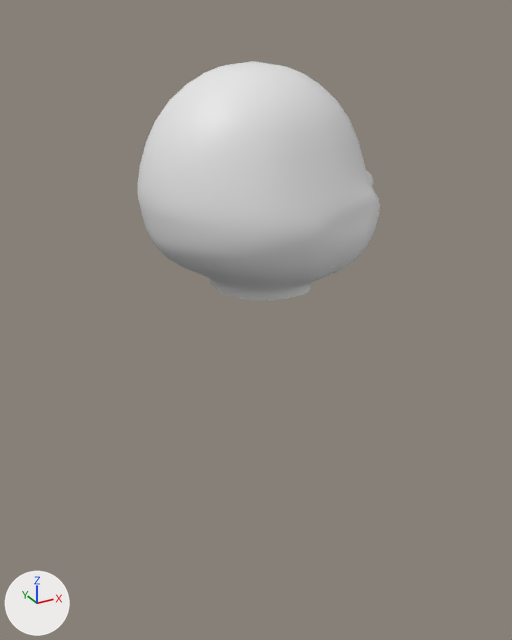
Renders of the Blender file Otter.blend from each side of a commit.
Both versions are drawn from a 50 mm camera at (-0.679, -1.249, 1.665) aimed at (-0.01, -0.032, 1.056). Every picture has the same lights, and +X, +Y and +Z are marked at lower left. The first picture is the older version. The same objects are shown in both versions, whatever each file hides.

The scene before the commit, as lines of its bpy script (objects in view):
```python
me_sphere_004 = bpy.data.meshes.new('Sphere.004')
me_sphere_004.from_pydata(...)  # 1007 vertices, 982 faces; spans x -0.96..1.14, y -1.0..1.0, z -0.86..0.98
me_sphere_004.polygons.foreach_set('use_smooth', [True] * 982)
ob_main_head_001 = bpy.data.objects.new('Main head.001', me_sphere_004)
ob_main_head_001.location = (0.0, 0.0, 1.338)
ob_main_head_001.scale = (0.24, 0.24, 0.24)
```
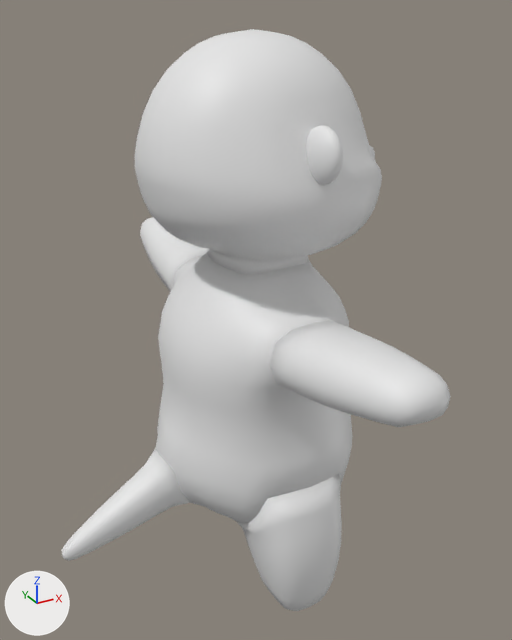
Location of each change, (x1, y1, x2, y2) in pixels of the pictures (512 x 640 px; the box of a moved part takes in the faces that stretch with it):
'Main head.001', reshaped, moved
    before: (137, 61, 380, 301)
    after: (135, 29, 382, 275)
'Fullbody', added
    after: (156, 251, 353, 523)
'Fullbody arms', added
    after: (140, 217, 451, 427)
'Fullbody legs', added
    after: (237, 473, 342, 611)
'Fullbody tail', added
    after: (61, 447, 190, 561)
part 1 of me_sphere_004, added
    after: (306, 125, 343, 185)
part 2 of me_sphere_004, moved or reshaped
    before: (137, 61, 372, 301)
    after: (135, 29, 374, 275)

What changed in the scene script:
```text
Change me_sphere_004:
    used by ob_main_head_001; location = (0.0, 0.0, 1.338); scale = (0.24, 0.24, 0.24)
    remove me_sphere_004.from_pydata(...)  # 1007 vertices, 982 faces; spans x -0.96..1.14, y -1.0..1.0, z -0.86..0.98
    add me_sphere_004.from_pydata(...)  # 1825 vertices, 1809 faces; spans x -0.96..1.14, y -1.14..1.14, z -0.87..0.98
    me_sphere_004 part 1: a new loose piece of 362 vertices spanning x -0.04..0.13, y -1.14..-0.74, z -0.05..0.37
    me_sphere_004 part 2: 136 vertices moved from x -0.89..1.02, y -0.8..0.8, z -0.81..0.95 to x -0.91..1.02, y -0.8..0.8, z -0.77..0.96; 256 vertices removed from x -0.89..1.04, y -0.66..0.66, z -0.86..0.94; 350 vertices added at x -0.9..1.04, y -0.7..0.7, z -0.87..0.95
    other edits to the shape of me_sphere_004 do not show in these pictures
Add me_sphere_012:
    me_sphere_012.from_pydata(...)  # 111 vertices, 105 faces; spans x -1.951..-0.769, y -0.241..0.241, z -3.423..-2.608
    me_sphere_012.polygons.foreach_set('use_smooth', [True] * 105)
Add me_sphere_011:
    me_sphere_011.from_pydata(...)  # 260 vertices, 256 faces; spans x -0.47..0.47, y -1.19..1.19, z -4.07..-2.65
    me_sphere_011.polygons.foreach_set('use_smooth', [True] * 256)
Add me_sphere_010:
    me_sphere_010.from_pydata(...)  # 198 vertices, 186 faces; spans x -0.39..0.41, y -2.36..2.36, z -1.63..-1.02
    me_sphere_010.polygons.foreach_set('use_smooth', [True] * 186)
Add me_sphere_009:
    me_sphere_009.from_pydata(...)  # 514 vertices, 478 faces; spans x -0.98..0.91, y -1.04..1.04, z -3.44..-0.84
    me_sphere_009.polygons.foreach_set('use_smooth', [True] * 478)
Change ob_main_head_001:
    ob_main_head_001.location: (0.0, 0.0, 1.338) -> (0.0, 0.0, 1.394)
Add ob_fullbody_tail:
    ob_fullbody_tail = bpy.data.objects.new('Fullbody tail', me_sphere_012)
    ob_fullbody_tail.location = (0.0, 0.0, 1.394)
    ob_fullbody_tail.scale = (0.24, 0.24, 0.24)
Add ob_fullbody_legs:
    ob_fullbody_legs = bpy.data.objects.new('Fullbody legs', me_sphere_011)
    ob_fullbody_legs.location = (0.0, 0.0, 1.394)
    ob_fullbody_legs.scale = (0.24, 0.24, 0.24)
Add ob_fullbody_arms:
    ob_fullbody_arms = bpy.data.objects.new('Fullbody arms', me_sphere_010)
    ob_fullbody_arms.location = (0.0, 0.0, 1.394)
    ob_fullbody_arms.scale = (0.24, 0.24, 0.24)
Add ob_fullbody:
    ob_fullbody = bpy.data.objects.new('Fullbody', me_sphere_009)
    ob_fullbody.location = (0.0, 0.0, 1.394)
    ob_fullbody.scale = (0.24, 0.24, 0.24)
```
